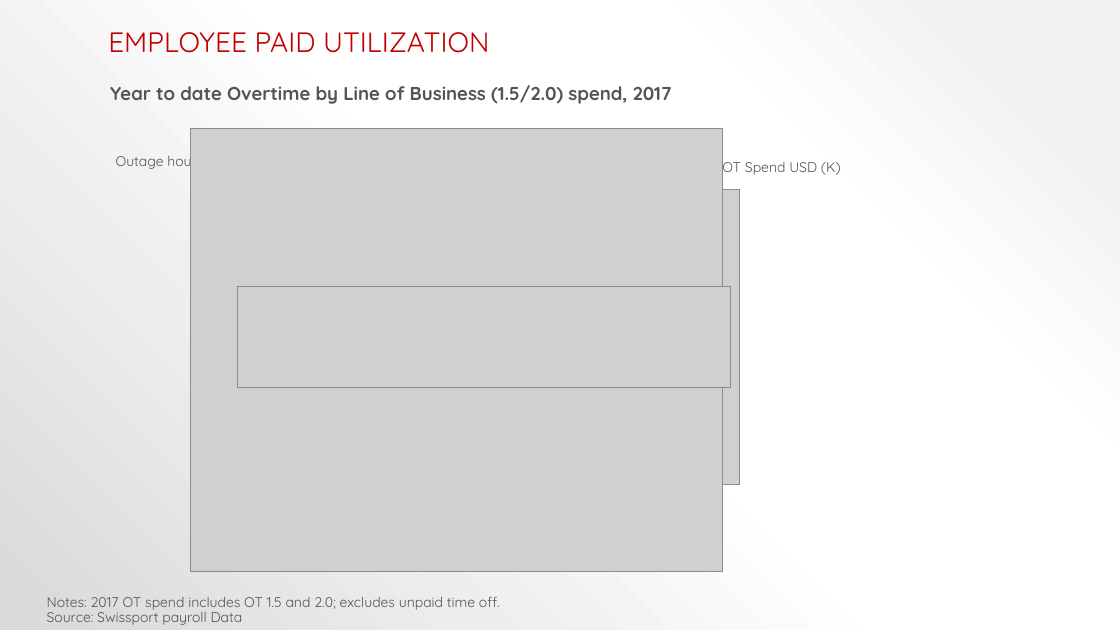
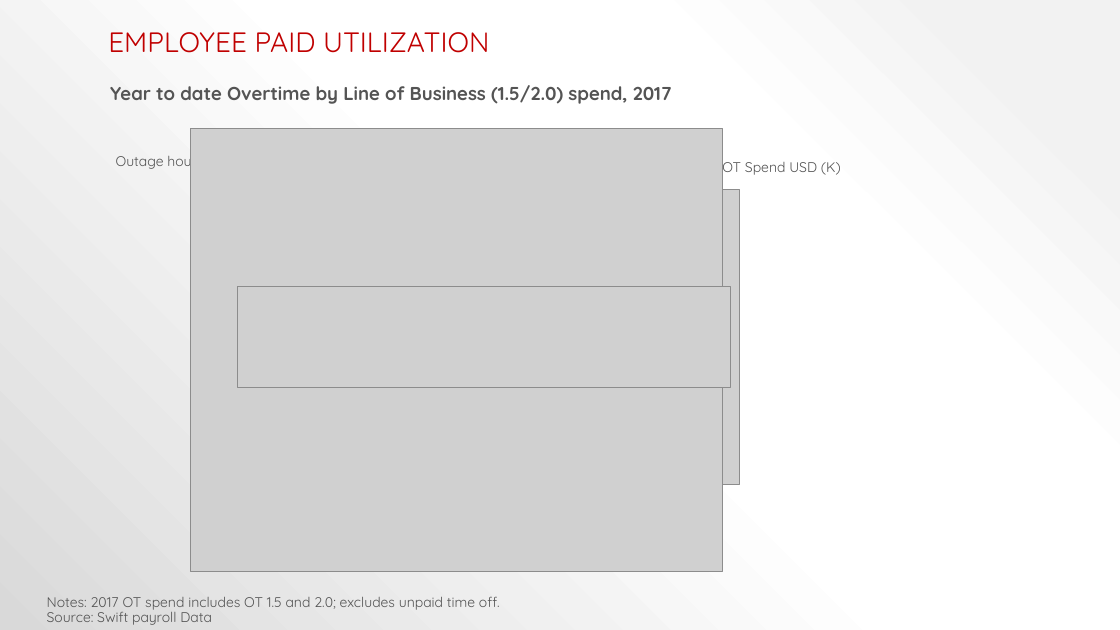
Before and after one commit to kirundar/KM-Airlines, a slide deck: slide 9 of Turnover Analysis IAD.pptx. Drawn at 1120x630 pixels with LibreOffice and Linux fonts; fonts in the diff are those of the drawing; grey boxes stand for pictures. Boxes give left, top, right and bottom in pixels: in the first picture for what was removed or moved away, otherwise in the second. Text is boxed around its words. In the diff, an @@ line names an element or a change of style, - is before the commit and + after.

```diff
--- a/Turnover Analysis IAD.pptx
+++ b/Turnover Analysis IAD.pptx
@@ text at box(47, 608, 212, 625): text changed @@
-Source: Swissport payroll Data
+Source: Swift payroll Data
```
Also in this commit, not shown: 2 other slides changed.
